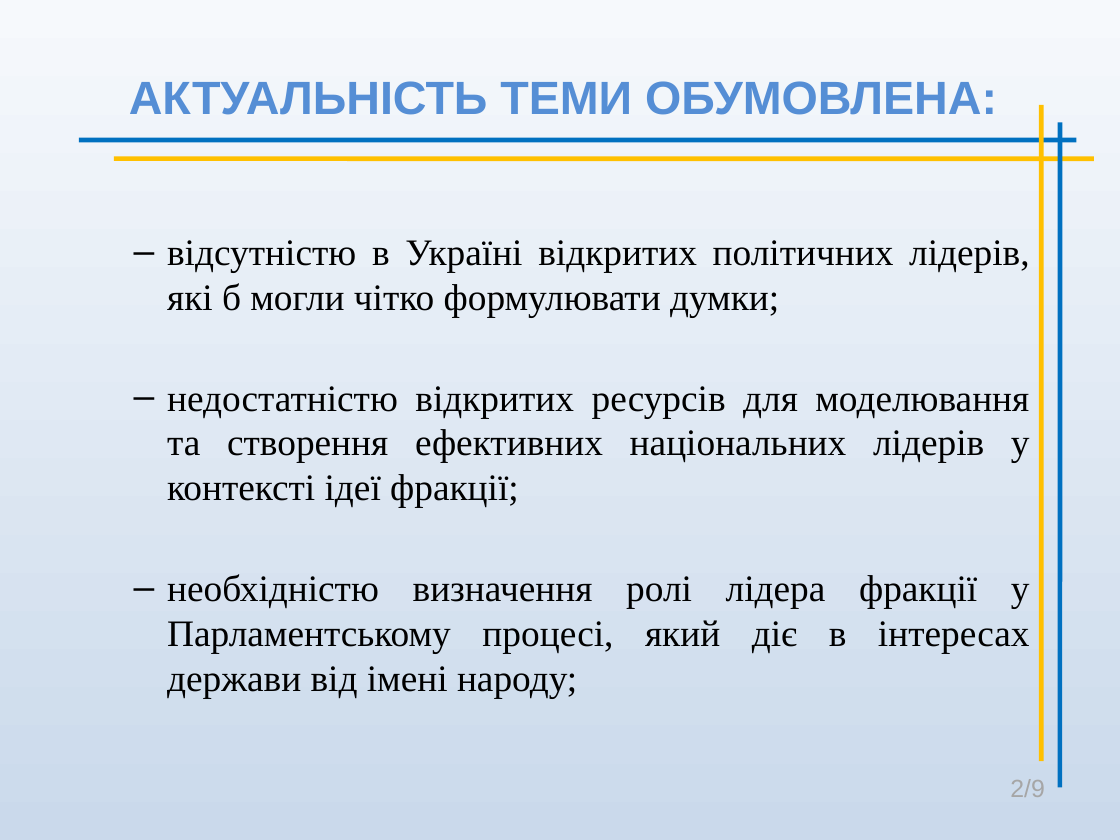
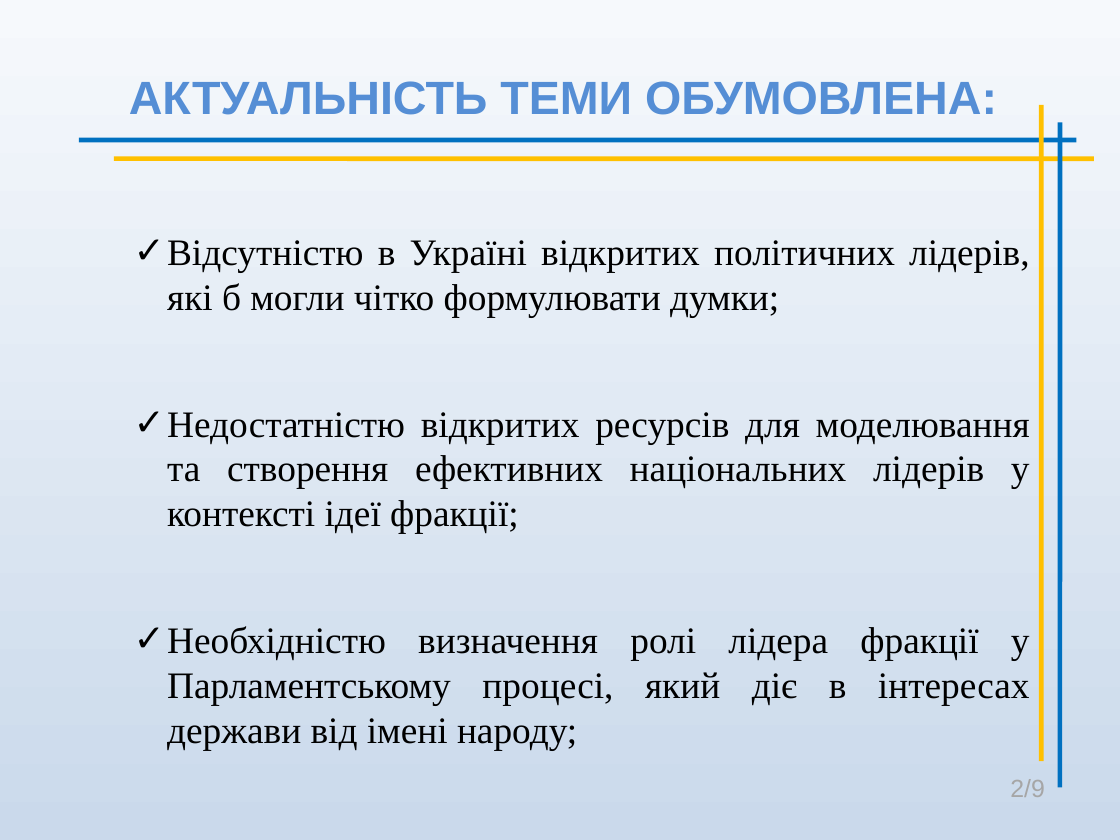
Before and after one commit to koliambrus/diploma, a slide deck: slide 2 of solomakhin.ppt. Drawn at 1120x840 pixels with LibreOffice and Linux fonts; fonts in the diff are those of the drawing. Boxes give left, top, right and bottom in pixels: in the first picture for what was removed or moved away, otherwise in the second. Text is boxed around its words. In the diff, an @@ line names an element or a change of style, - is before the commit and + after.

```diff
--- a/solomakhin.ppt
+++ b/solomakhin.ppt
@@ subtitle at (x1=167, y1=240, x2=1030, y2=750): text changed @@
-– відсутністю в Україні відкритих політичних лідерів, які б могли чітко формулювати думки;
-– недостатністю відкритих ресурсів для моделювання та створення ефективних національних лідерів у контексті ідеї фракції;
-– необхідністю визначення ролі лідера фракції у Парламентському процесі, який діє в інтересах держави від імені народу;
+✓ Відсутністю в Україні відкритих політичних лідерів, які б могли чітко формулювати думки;
+✓ Недостатністю відкритих ресурсів для моделювання та створення ефективних національних лідерів у контексті ідеї фракції;
+✓ Необхідністю визначення ролі лідера фракції у Парламентському процесі, який діє в інтересах держави від імені народу;
```
Also in this commit, not shown: 4 other slides changed, 2 other files.
